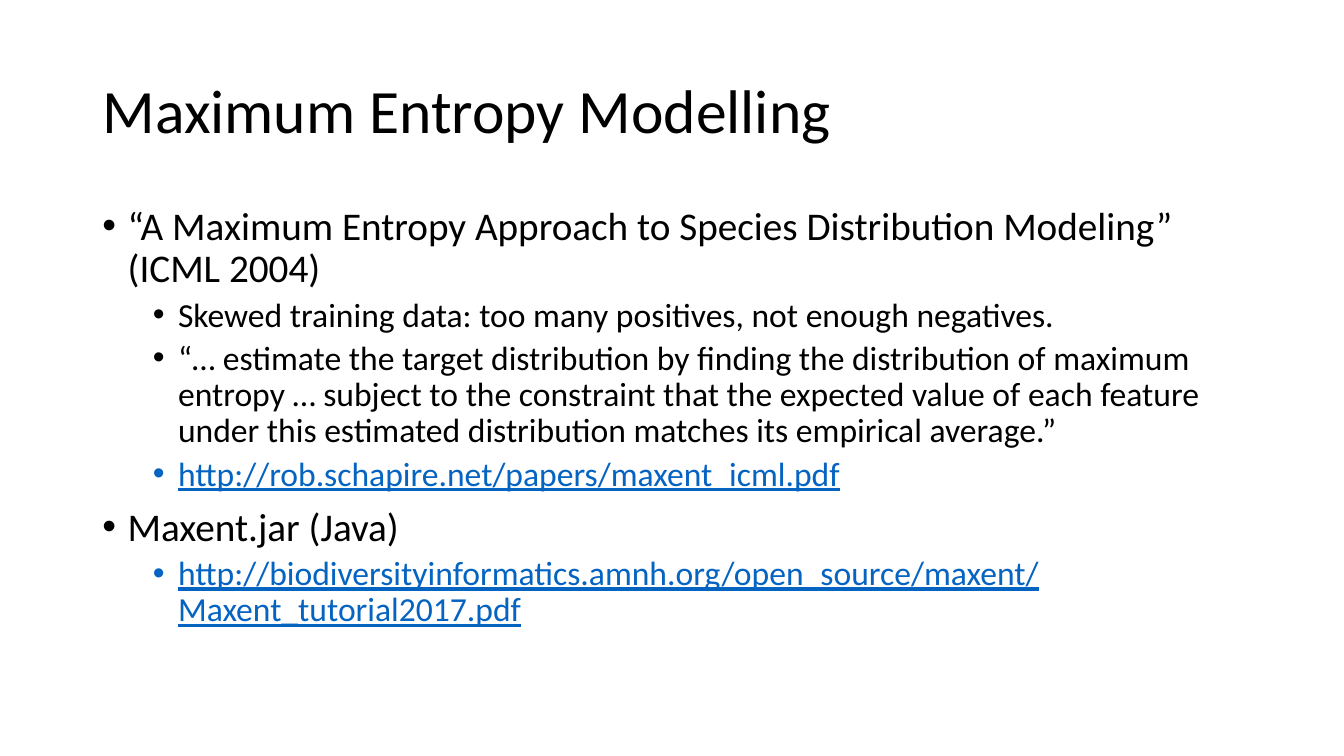
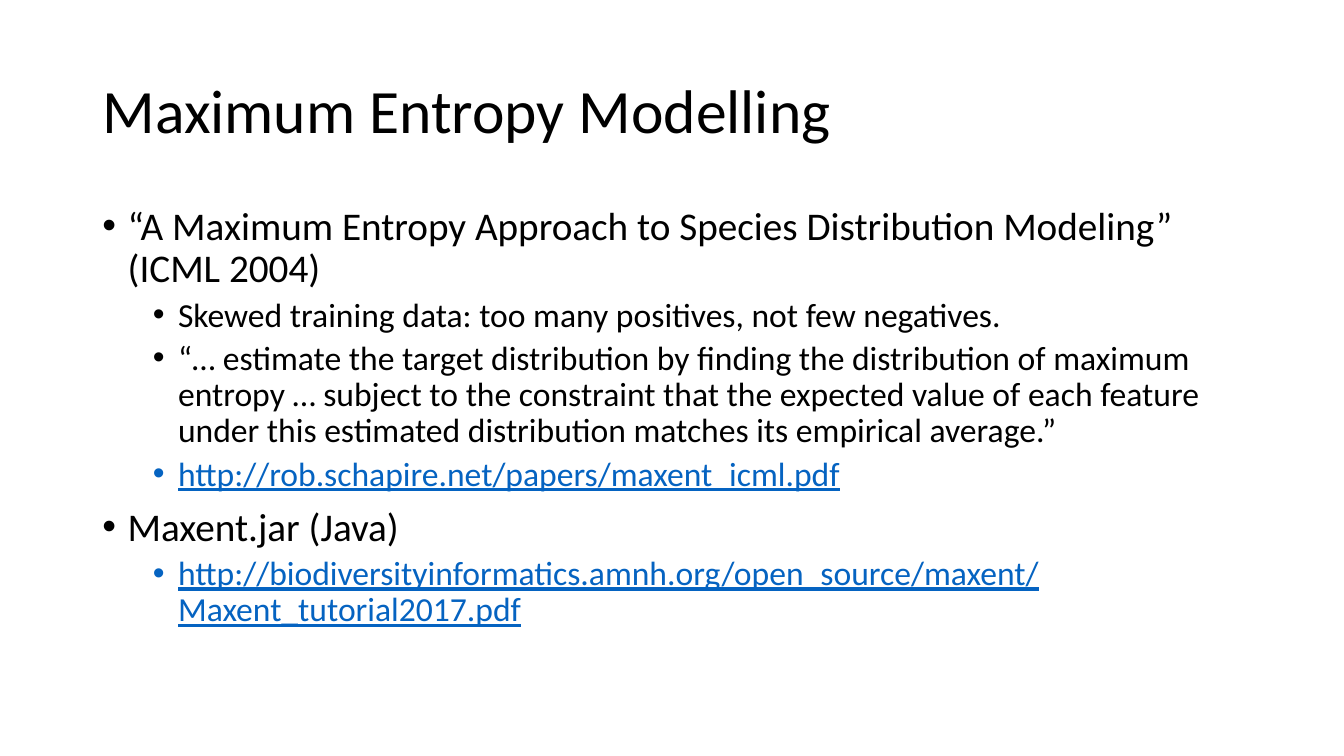
Before and after one commit to lonnieljyu/npmap-species, a slide deck: slide 5 of presentation/species_mapper_presentation.pptx. Drawn at 1344x756 pixels with LibreOffice and Linux fonts; fonts in the diff are those of the drawing. Boxes give left, top, right and bottom in pixels: in the first picture for what was removed or moved away, otherwise in the second. Text is boxed around its words. In the diff, an @@ line names an element or a change of style, - is before the commit and + after.

```diff
--- a/presentation/species_mapper_presentation.pptx
+++ b/presentation/species_mapper_presentation.pptx
@@ text at box(178, 303, 1000, 333): text changed @@
-  • Skewed training data: too many positives, not enough negatives.
+  • Skewed training data: too many positives, not few negatives.
```
Also in this commit, not shown: 4 other slides changed, 4 slides added, 10 slides removed, 1 other file.
